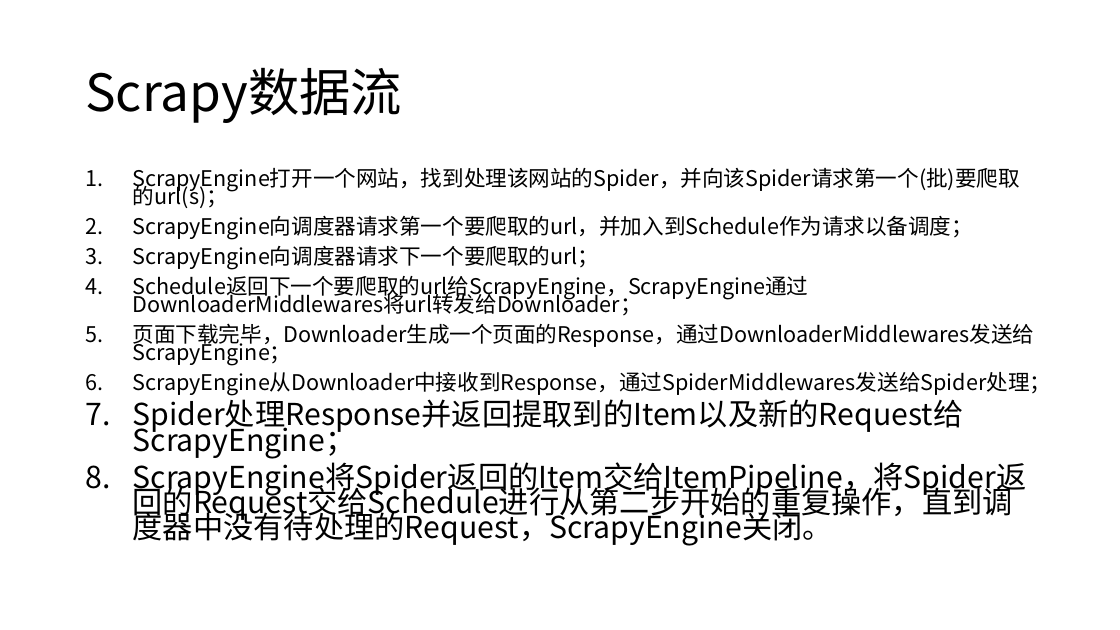
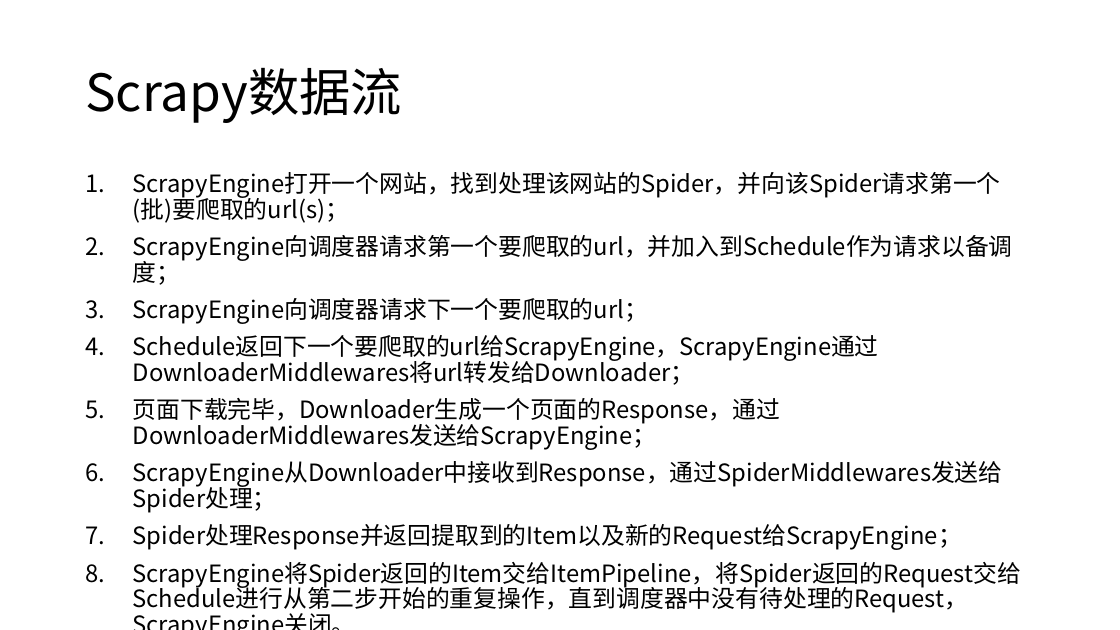
Before and after one commit to ArtistRuan/webspide, a slide deck: slide 12 of scrapyDemo202301/Scrapy爬虫讲习.pptx. Drawn at 1120x630 pixels with LibreOffice and Linux fonts; fonts in the diff are those of the drawing. Boxes give left, top, right and bottom in pixels: in the first picture for what was removed or moved away, otherwise in the second. Text is boxed around its words. In the diff, an @@ line names an element or a change of style, - is before the commit and + after.

Commit message:
20230202 scrapy 58

```diff
--- a/scrapyDemo202301/Scrapy爬虫讲习.pptx
+++ b/scrapyDemo202301/Scrapy爬虫讲习.pptx
@@ text "ScrapyEngine打开一个网站，找到处理该网站的Spider，并向该Spider请求第一个(批)要爬取的url(s ..." at <box>133,172,1021,613</box>: size 18.5 to 20.4 pt in "ScrapyEngine打开一个网站，找到处理该网站的Spider，并向该Spider请求第一个(批)要爬取的url(s ...", "ScrapyEngine向调度器请求第一个要爬取的url，并加入到Schedule作为请求以备调度；", "ScrapyEngine向调度器请求下一个要爬取的url；", "Schedule返回下一个要爬取的url给ScrapyEngine，ScrapyEngine通过DownloaderMi ..." and 2 more places; size 25.9 to 20.4 pt in "Spider处理Response并返回提取到的Item以及新的Request给ScrapyEngine；", "ScrapyEngine将Spider返回的Item交给ItemPipeline，将Spider返回的Request交给 ..."; line spacing 0.7 to 0.9 @@
```
Also in this commit, not shown: 1 other slide changed, 1 slide added, 1 other file.
